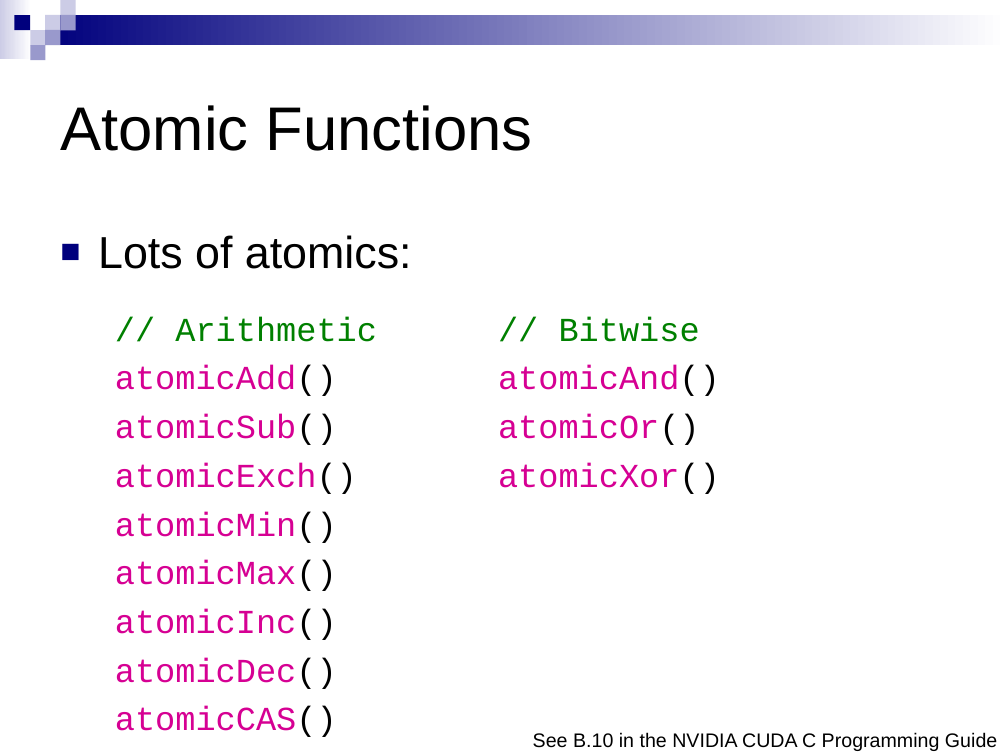
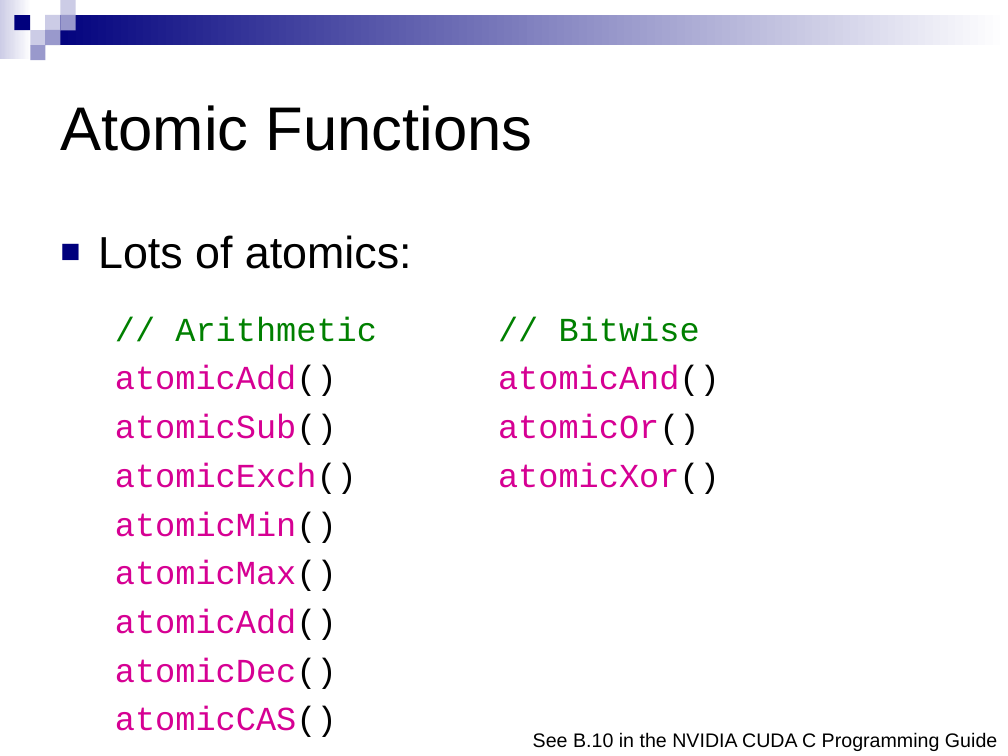
Before and after one commit to CIS565-Spring-2012/cis565-spring-2012.github.com, a slide deck: slide 117 of lectures/01-30-CUDA-Intro-2-of-2.ppt. Drawn at 1008x756 pixels with LibreOffice and Linux fonts; fonts in the diff are those of the drawing. Boxes give left, top, right and bottom in pixels: in the first picture for what was removed or moved away, otherwise in the second. Text is boxed around its words. In the diff, an @@ line names an element or a change of style, - is before the commit and + after.

Commit message:
Fixed typo in slides

```diff
--- a/lectures/01-30-CUDA-Intro-2-of-2.ppt
+++ b/lectures/01-30-CUDA-Intro-2-of-2.ppt
@@ text at (115,609,337,640): text changed @@
-atomicInc()
+atomicAdd()
```
Also in this commit, not shown: 6 other slides changed, 1 other file.
